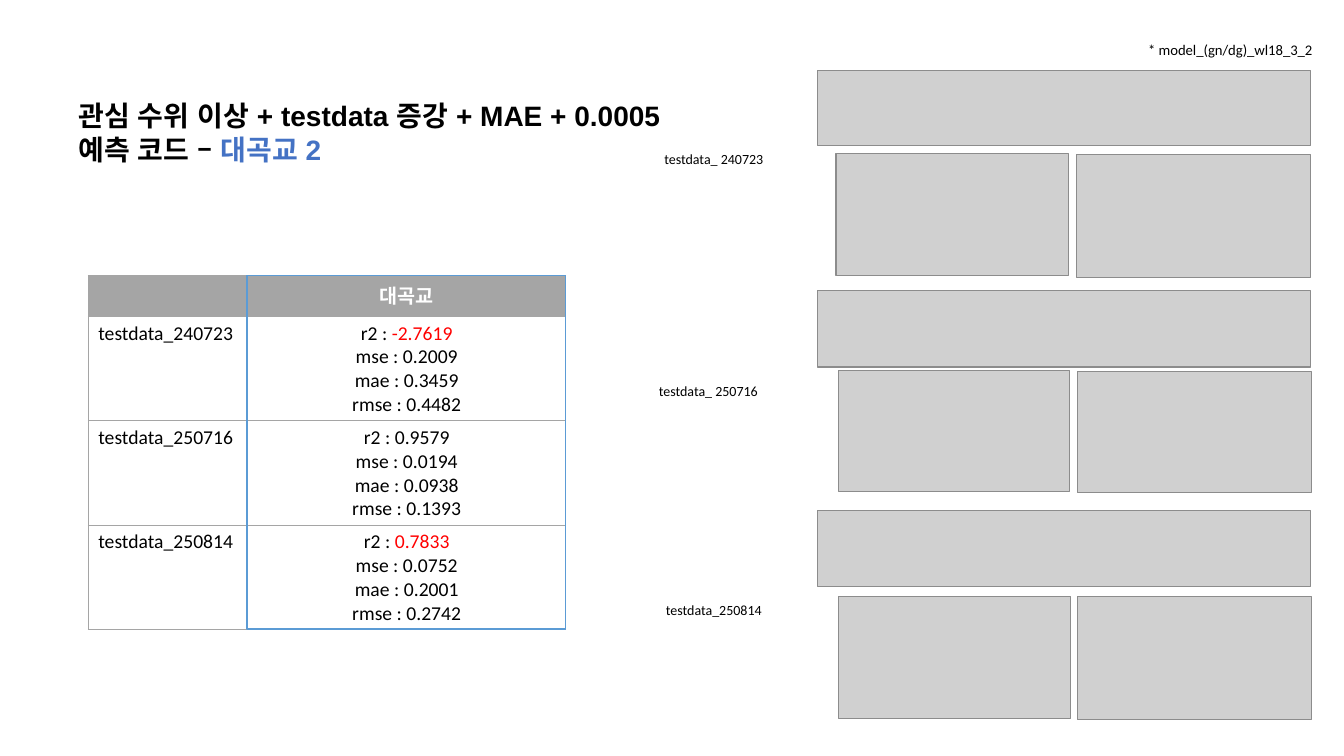
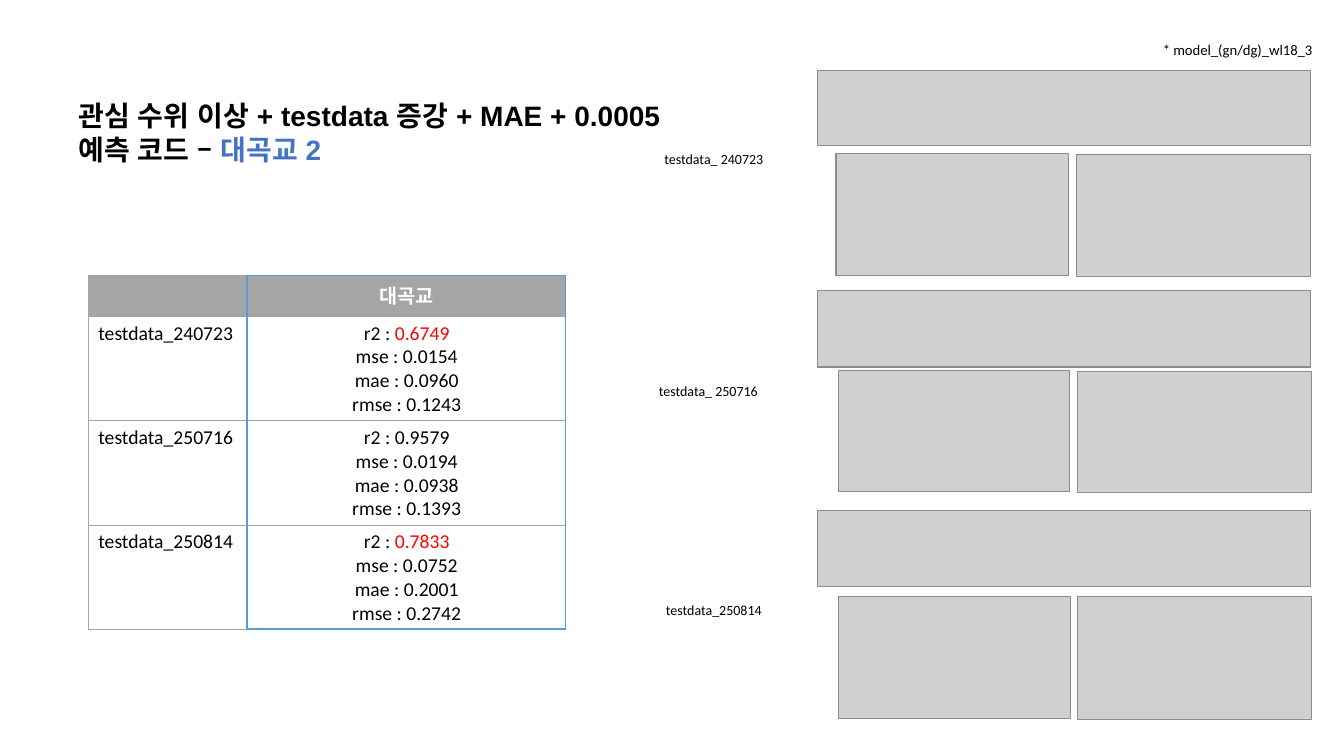
Before and after one commit to JEONGMIN0000/TrainDataCreater_LSTM, a slide deck: slide 28 of ParallelLSTM/result/성능개선 3 , 4 통합 결과.pptx. Drawn at 1344x756 pixels with LibreOffice and Linux fonts; fonts in the diff are those of the drawing; grey boxes stand for pictures. Boxes give left, top, right and bottom in pixels: in the first picture for what was removed or moved away, otherwise in the second. Text is boxed around its words. In the diff, an @@ line names an element or a change of style, - is before the commit and + after.

```diff
--- a/ParallelLSTM/result/성능개선 3 , 4 통합 결과.pptx
+++ b/ParallelLSTM/result/성능개선 3 , 4 통합 결과.pptx
@@ text at (x1=1173, y1=44, x2=1312, y2=58): text changed @@
-* model_(gn/dg)_wl18_3_2
+* model_(gn/dg)_wl18_3
@@ table at (x1=89, y1=275, x2=567, y2=629) @@
-row 2, column 2: r2 : -2.7619 / mse : 0.2009 / mae : 0.3459 / rmse : 0.4482
+row 2, column 2: r2 : 0.6749 / mse : 0.0154 / mae : 0.0960 / rmse : 0.1243
```
Also in this commit, not shown: 19 other slides changed, 30 other files.
